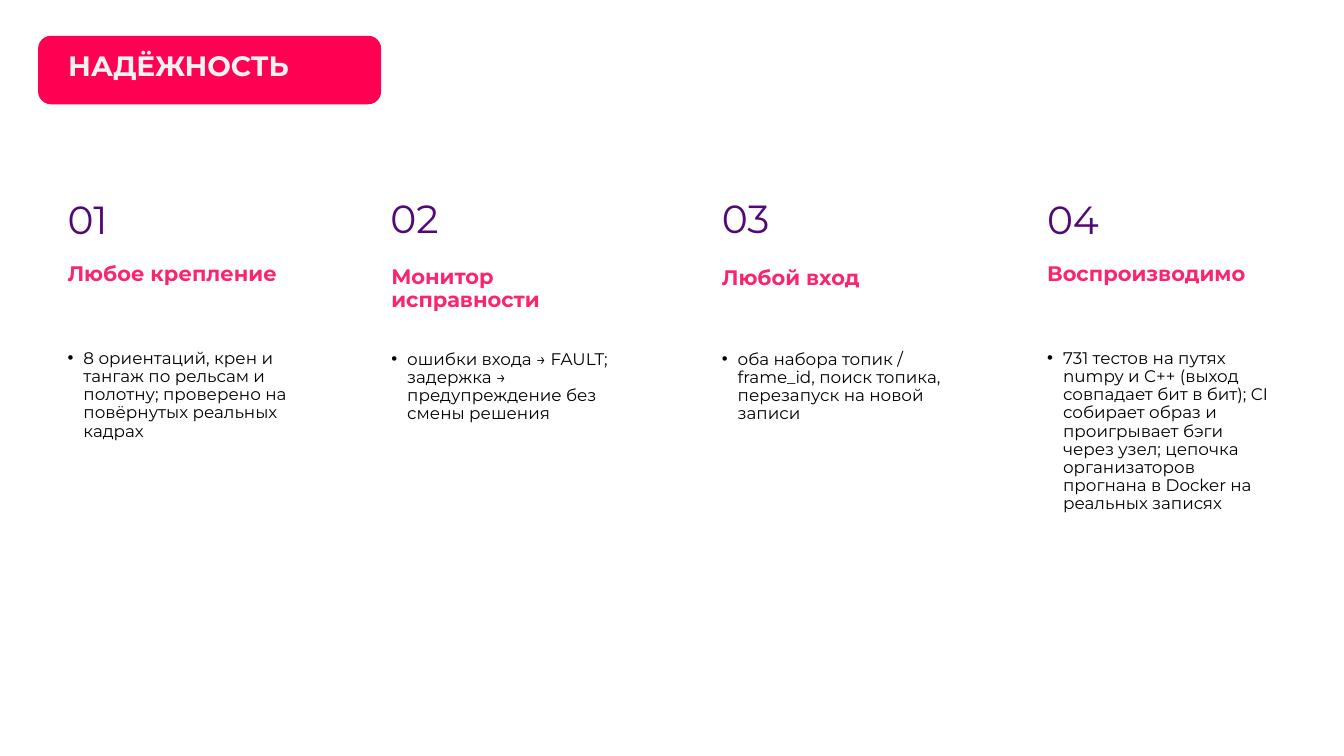
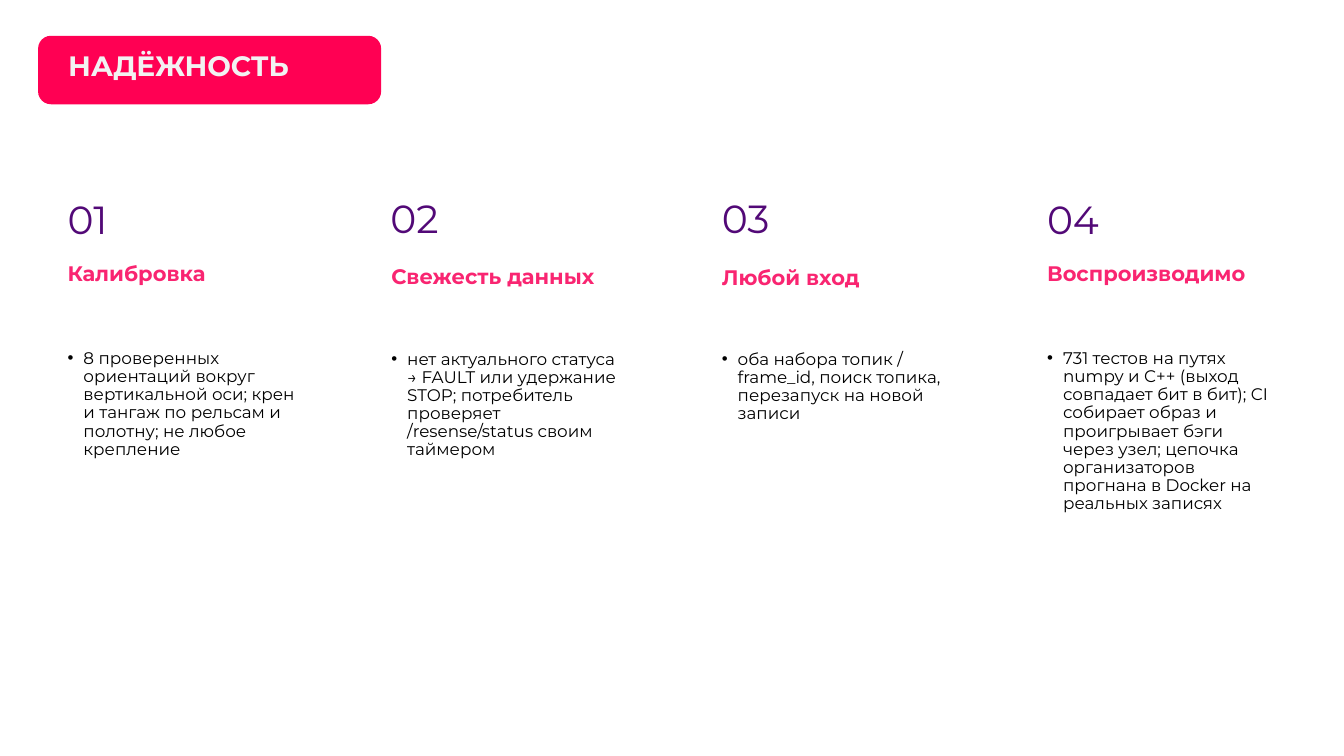
Before and after one commit to pmixay/ReSense, a slide deck: slide 14 of docs/presentation/ReSense_LCT2026.pptx. Drawn at 1344x756 pixels with LibreOffice and Linux fonts; fonts in the diff are those of the drawing; background and template pictures are left out. Boxes give left, top, right and bottom in pixels: in the first picture for what was removed or moved away, otherwise in the second. Text is boxed around its words. In the diff, an @@ line names an element or a change of style, - is before the commit and + after.

```diff
--- a/docs/presentation/ReSense_LCT2026.pptx
+++ b/docs/presentation/ReSense_LCT2026.pptx
@@ text at [68,265,206,285]: text changed @@
-Любое крепление
+Калибровка
@@ text at [391,269,594,287]: text changed @@
-Монитор исправности
+Свежесть данных
@@ text at [83,352,295,459]: text changed @@
-• 8 ориентаций, крен и тангаж по рельсам и полотну; проверено на повёрнутых реальных кадрах
+• 8 проверенных ориентаций вокруг вертикальной оси; крен и тангаж по рельсам и полотну; не любое крепление
@@ text at [407,356,616,459]: text changed @@
-• ошибки входа → FAULT; задержка → предупреждение без смены решения
+• нет актуального статуса → FAULT или удержание STOP; потребитель проверяет /resense/status своим таймером
```
Also in this commit, not shown: 3 other slides changed, 32 other files.
